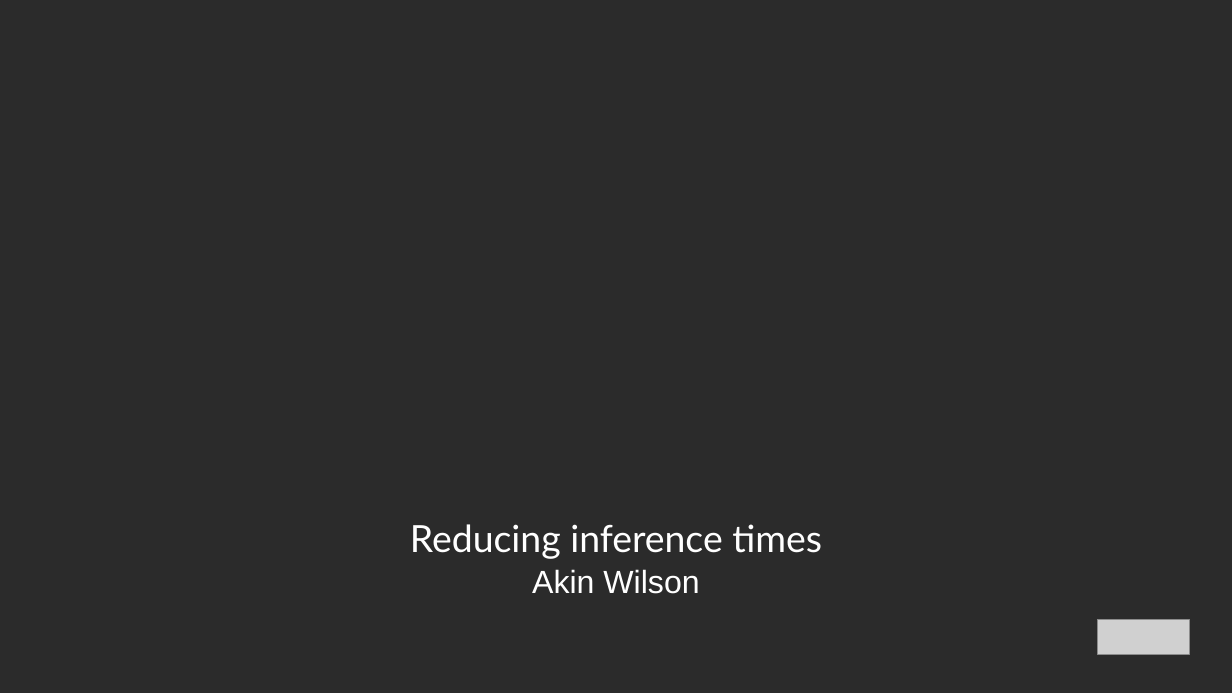
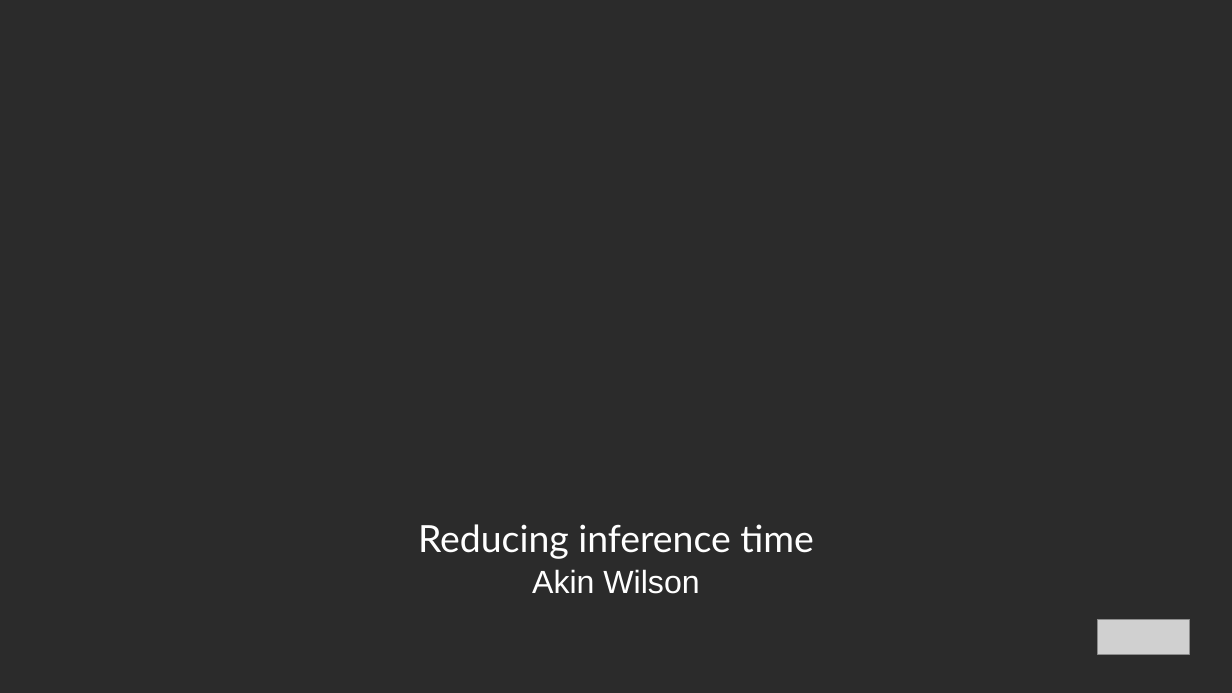
Before and after one commit to akinwilson/heed, a slide deck: slide 1 of reducing-inference-time.odp. Drawn at 1232x693 pixels with LibreOffice and Linux fonts; fonts in the diff are those of the drawing; grey boxes stand for pictures; background and template pictures are left out; a plain dark background stands for a picture behind light text. Boxes give left, top, right and bottom in pixels: in the first picture for what was removed or moved away, otherwise in the second. Text is boxed around its words. In the diff, an @@ line names an element or a change of style, - is before the commit and + after.

```diff
--- a/reducing-inference-time.odp
+++ b/reducing-inference-time.odp
@@ title at bbox=[418, 524, 814, 559]: text changed @@
-Reducing inference times
+Reducing inference time
```
Also in this commit, not shown: 8 other slides changed, 13 slides added, 1 slide removed.
